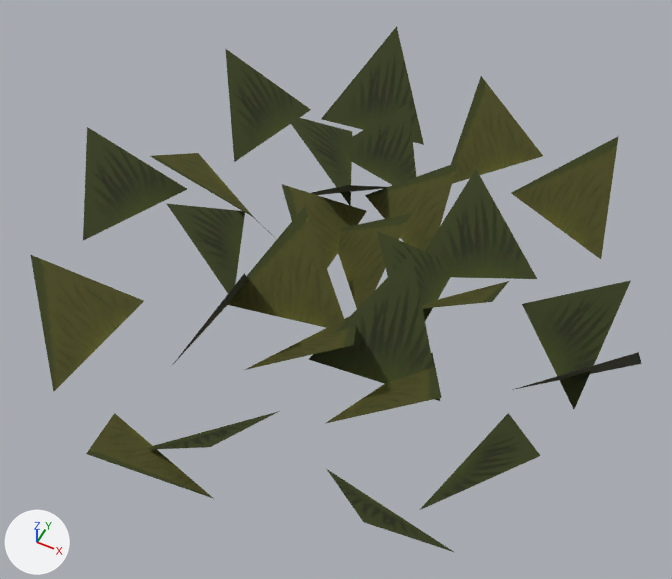
The glTF model docs/assets/models/decor/dec_Ground_Grass_07_44959.glb, before and after one commit.
Camera for both pictures: a 50 mm lens placed at (0.863, 1.765, 2.035), pointed at (0.076, 3.34, 0.067). The axes (+X, +Y, +Z) are drawn at lower left. The lights are the same throughout. The older version comes first. Where no turn or scale is listed for an object, it has been applied to the vertices.

The scene before the commit, as lines of its bpy script (objects in view):
```python
me_ground_grass_07 = bpy.data.meshes.new('Ground_Grass_07')
me_ground_grass_07.from_pydata(...)  # 87 vertices, 29 faces; spans x -0.81..0.95, y -0.94..0.87, z 0.0..0.3
me_ground_grass_07.materials.append(mat_jungle_mat_decorations_cutout)
ob_ground_grass_07_mesh = bpy.data.objects.new('Ground_Grass_07_mesh', me_ground_grass_07)
ob_ground_grass_07_mesh.location = (-0.029, 3.458, 0.0)
```
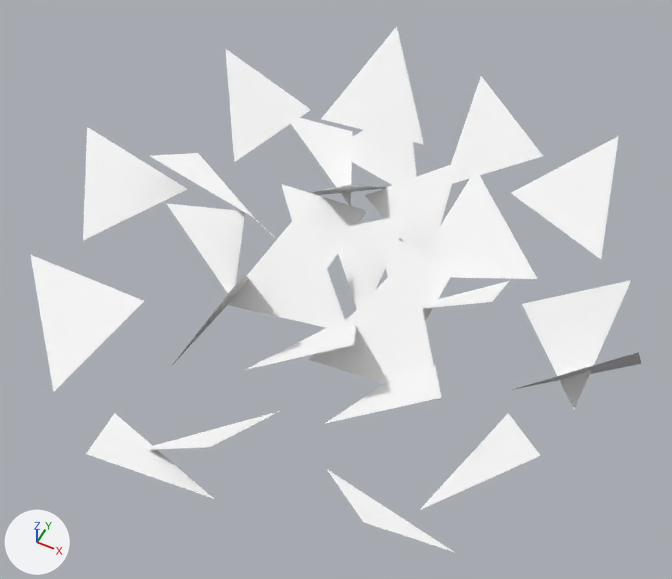
Where the change shows, as pixel boxes (x1, y1, x2, y2) in the pictures (672 x 579 px):
'Ground_Grass_07_mesh', recoloured (lighter)
    both: (31, 26, 642, 552)

Edits to the bpy script that builds the scene:
```text
Add mat_jungle_cutout:
    mat_jungle_cutout = principled_material('jungle_cutout')
    mat_jungle_cutout.base_color = (1.0, 1.0, 1.0)  # white #ffffff
    mat_jungle_cutout.roughness = 0.9
Change me_ground_grass_07:
    where me_ground_grass_07.from_pydata(...)  # 87 vertices, 29 faces; spans x -0.81..0.95, y -0.94..0.87, z 0.0..0.3
    remove me_ground_grass_07.materials.append(mat_jungle_mat_decorations_cutout)
    add me_ground_grass_07.materials.append(mat_jungle_cutout)  # white #ffffff
```
